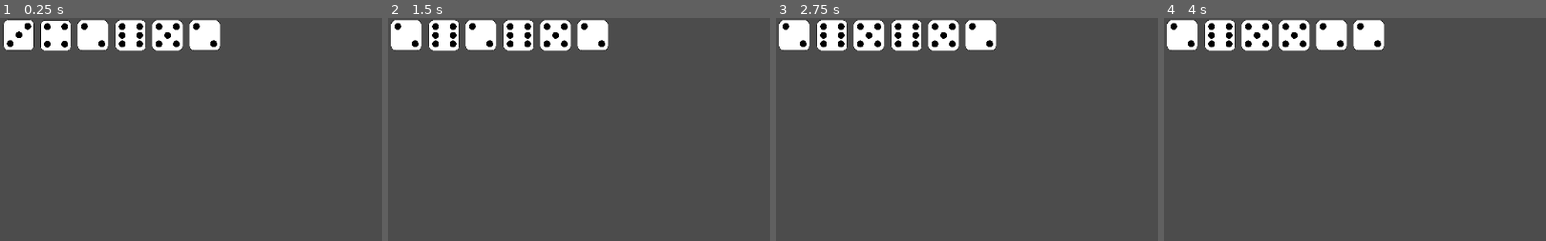
Above: before the commit, frames 1-4 (left to right).
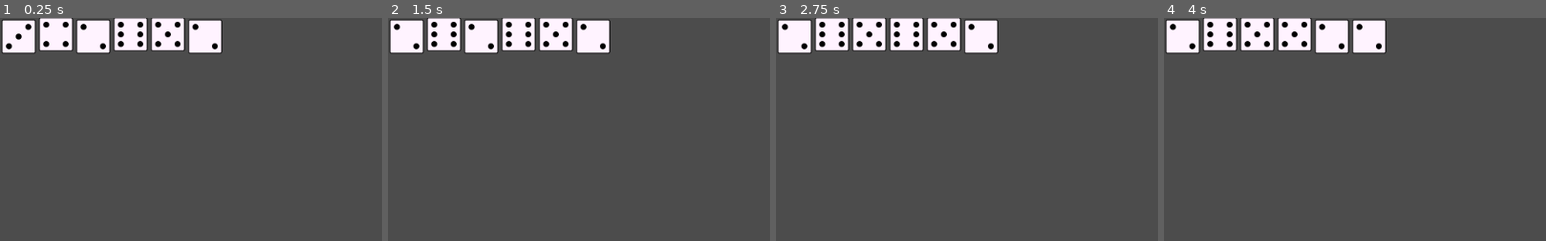
Above: after the commit, the same moments.

Repository: mraich/lantern
Game: Godot game, scene res://scenes/world.tscn
The game is run twice, just before and just after one commit, with the same random seed, the same clock (stepped at 60 frames per second) and the same inputs.
Inputs (mouse positions are % of the whole screen's width and height, from its top left):
- Up to frame 1 (0.25 s): no input
- Up to frame 2 (1.5 s): tap Enter at 0.5 s; move the mouse to (3, 4) at 0.52 s; click (3, 4) at 0.67 s; tap Space at 1.25 s; move the mouse to (7, 3) at 1.27 s; click (7, 3) at 1.42 s
- Up to frame 3 (2.75 s): tap Enter at 2 s; move the mouse to (12, 4) at 2.02 s; click (12, 4) at 2.17 s
- Up to frame 4 (4 s): tap Space at 2.75 s; move the mouse to (17, 3) at 2.77 s; click (17, 3) at 2.92 s; tap Enter at 3.5 s; move the mouse to (22, 3) at 3.52 s; click (22, 3) at 3.67 s
The pictures show only the part of the screen within x 0-50%, y 0-50%; the shares and areas given below are measured in that part.

The runs differ from the first frame. In frame 1, 2.9% of the frame differs, in the area x 0-59%, y 0-16%; in frame 2, 2.9%; in frame 3, 3.0%; in frame 4, 2.9%.

Commit message:
Dice:: Mostantól a res/dice könyvtárban található képeket használja az egyes oldalak megjelenítéséhez.

Diff:
--- a/scenes/dice.tscn
+++ b/scenes/dice.tscn
@@ -1,9 +1,9 @@
 [gd_scene load_steps=5 format=2]
 
 [ext_resource path="res://scripts/dice.gd" type="Script" id=1]
-[ext_resource path="res://res/dice_facets.png" type="Texture" id=2]
+[ext_resource path="res://res/dice/dice_0.svg" type="Texture" id=2]
 
-[sub_resource type="GDScript" id=2]
+[sub_resource type="GDScript" id=1]
 script/source = "# script: dice_area
 
 extends Area2D
@@ -20,21 +20,18 @@
 	pass
 "
 
-[sub_resource type="RectangleShape2D" id=1]
+[sub_resource type="RectangleShape2D" id=2]
 extents = Vector2( 20.8316, 20.8316 )
 
 [node name="dice" type="Node2D"]
 script = ExtResource( 1 )
 
 [node name="dice_face" type="Sprite" parent="."]
-scale = Vector2( 0.1, 0.1 )
 texture = ExtResource( 2 )
-vframes = 2
-hframes = 3
 
 [node name="dice_area" type="Area2D" parent="."]
-script = SubResource( 2 )
+script = SubResource( 1 )
 
 [node name="dice_shape" type="CollisionShape2D" parent="dice_area"]
 position = Vector2( 1.02168, -1.7028 )
-shape = SubResource( 1 )
+shape = SubResource( 2 )
--- a/scripts/dice.gd
+++ b/scripts/dice.gd
@@ -2,11 +2,20 @@
 
 extends Node2D
 
+var dice_0 = preload("res://res/dice/dice_0.svg")
+var dice_1 = preload("res://res/dice/dice_1.svg")
+var dice_2 = preload("res://res/dice/dice_2.svg")
+var dice_3 = preload("res://res/dice/dice_3.svg")
+var dice_4 = preload("res://res/dice/dice_4.svg")
+var dice_5 = preload("res://res/dice/dice_5.svg")
+var dice_6 = preload("res://res/dice/dice_6.svg")
 # This is the old value.
 var old_value
 
 # This is our current value.
 var value
+# This is the face it shows.
+var dice_face
 
 # These are the minimal and maximal possible values.
 const MIN = 1
@@ -26,6 +35,8 @@
 var _display_offset = Vector2(0, 3)
 
 func _ready():
+	dice_face = null
+
 	get_node("dice_area").connect("on_dice_clicked", self, "_on_dice_clicked")
 
 	randomize()
@@ -59,10 +70,21 @@
 	old_value = value
 
 	value = new_value
+
+	# Determining which state it should show.
+	match value:
+		1: dice_face = dice_1
+		2: dice_face = dice_2
+		3: dice_face = dice_3
+		4: dice_face = dice_4
+		5: dice_face = dice_5
+		6: dice_face = dice_6
 	pass
 
 func _show_value():
-	get_node("dice_face").frame = value - 1
+	# Showing the right picture if present.
+	if dice_face != null:
+		get_node("dice_face").texture = dice_face
 
 	# Adjusting the position due to the sprite.
 	match old_value:
